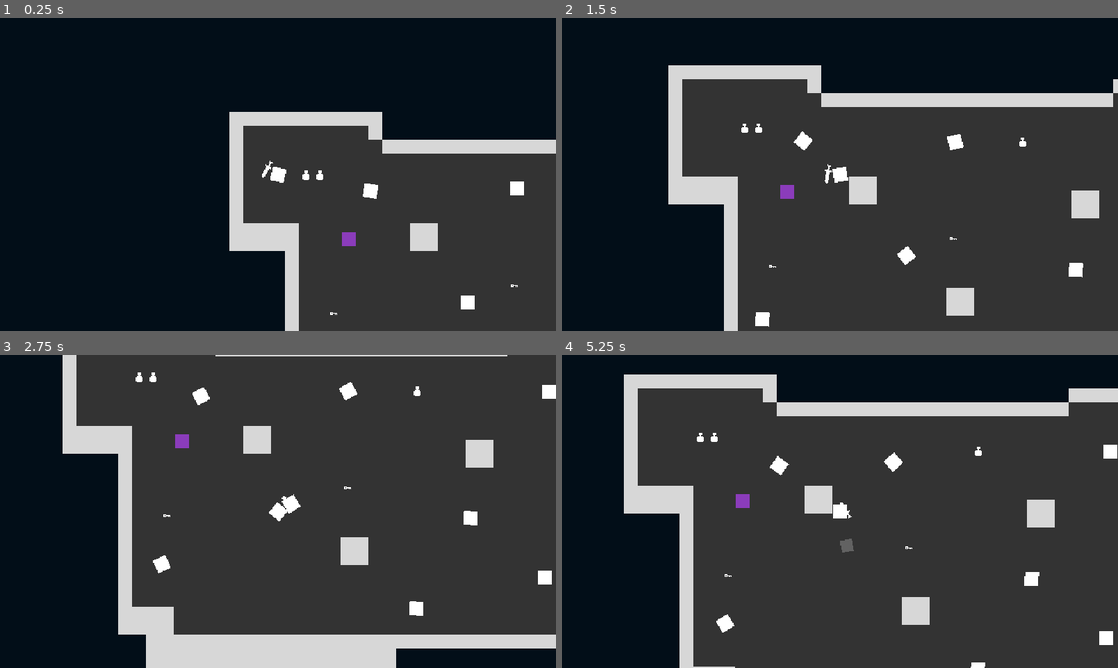
Above: before the commit, frames 1-4 (two rows, left to right).
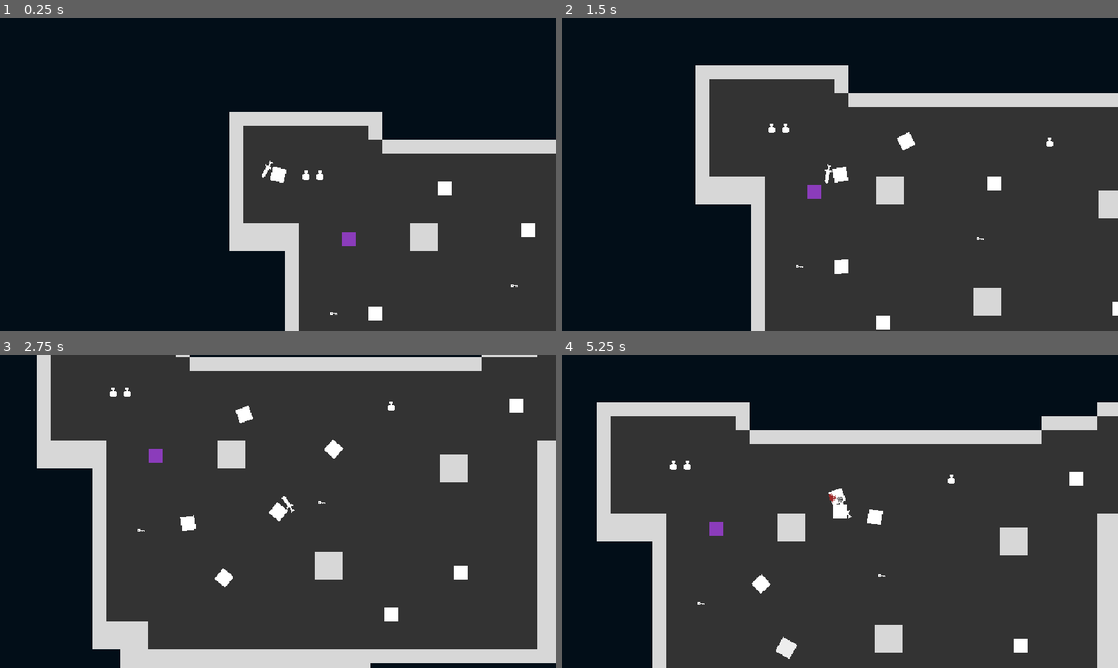
Above: after the commit, the same moments.

Repository: zMenta/Cubesh
Game: Godot game, scene res://main/main.tscn
Two runs of this game, one before a commit and one after it. Both use one fixed random seed, a clock stepped at 60 frames per second and the inputs below.
Inputs (mouse positions are in pixels of both pictures, inside the frame that each line leads up to):
- Up to frame 1 (0.25 s): no input
- Up to frame 2 (1.5 s): tap Enter at 0.5 s; move the mouse to (962, 158) at 0.52 s; hold D (right) 0.53-1.28 s; click (962, 158) at 0.6 s; move the mouse to (728, 190) at 1.27 s; hold S (down) from 1.28 s (still down); tap Space (dodge) at 1.35 s
- Up to frame 3 (2.75 s): move the mouse to (333, 442) at 2.02 s; release S (down) at 2.03 s; hold D (right) from 2.03 s (still down); tap E (interact) at 2.1 s
- Up to frame 4 (5.25 s): move the mouse to (812, 574) at 2.77 s; release D (right) at 2.78 s; hold W (up) 2.78-3.53 s; click (812, 574) at 2.85 s; move the mouse to (1006, 558) at 3.52 s; hold A (left) 3.53-5.03 s; tap Space (dodge) at 3.6 s; move the mouse to (673, 464) at 4.27 s; tap E (interact) at 4.35 s; move the mouse to (867, 511) at 5.02 s; hold S (down) from 5.03 s (still down); click (867, 511) at 5.1 s

The runs differ from the first frame. In frame 1, 0.7% of the frame differs, in the area x 65-97%, y 52-97%; in frame 2, 11%; in frame 3, 23%; in frame 4, 26%, in the area x 6-100%, y 6-100%.

Commit message:
monster spawner

Diff:
--- a/main/main.tscn
+++ b/main/main.tscn
@@ -1,9 +1,8 @@
-[gd_scene load_steps=7 format=3 uid="uid://pupvaq8lygih"]
+[gd_scene load_steps=6 format=3 uid="uid://pupvaq8lygih"]
 
 [ext_resource type="Script" path="res://main/main.gd" id="1_df2tq"]
 [ext_resource type="PackedScene" uid="uid://c7easjs18gum6" path="res://player/player.tscn" id="1_khuke"]
 [ext_resource type="PackedScene" uid="uid://crp5l2fn0pioe" path="res://maps/TestInheritedmap.tscn" id="2_r367f"]
-[ext_resource type="PackedScene" uid="uid://doa2egg8a8oi3" path="res://enemies/slime.tscn" id="3_ejj0t"]
 [ext_resource type="PackedScene" uid="uid://q3clhfv747at" path="res://ui/tooltip/tooltip.tscn" id="5_p63od"]
 [ext_resource type="PackedScene" uid="uid://2v8odbjiw3vl" path="res://maps/props/map_exit/map_exit.tscn" id="5_pauny"]
 
@@ -13,36 +12,6 @@
 [node name="Map" type="Node2D" parent="."]
 
 [node name="BaseTileMap" parent="Map" instance=ExtResource("2_r367f")]
-
-[node name="Slime" parent="Map/BaseTileMap" instance=ExtResource("3_ejj0t")]
-position = Vector2(640, 105)
-
-[node name="Slime4" parent="Map/BaseTileMap" instance=ExtResource("3_ejj0t")]
-position = Vector2(635, 319)
-
-[node name="Slime2" parent="Map/BaseTileMap" instance=ExtResource("3_ejj0t")]
-position = Vector2(411, 104)
-rotation = 3.12221
-
-[node name="Slime3" parent="Map/BaseTileMap" instance=ExtResource("3_ejj0t")]
-position = Vector2(188, 308)
-rotation = -1.54484
-
-[node name="Slime5" parent="Map/BaseTileMap" instance=ExtResource("3_ejj0t")]
-position = Vector2(354, 235)
-rotation = -1.54484
-
-[node name="Slime6" parent="Map/BaseTileMap" instance=ExtResource("3_ejj0t")]
-position = Vector2(487, 355)
-rotation = -1.54484
-
-[node name="Slime7" parent="Map/BaseTileMap" instance=ExtResource("3_ejj0t")]
-position = Vector2(244, 107)
-rotation = -1.54484
-
-[node name="Slime8" parent="Map/BaseTileMap" instance=ExtResource("3_ejj0t")]
-position = Vector2(549, 251)
-rotation = -1.54484
 
 [node name="Player" parent="Map" instance=ExtResource("1_khuke")]
 
--- a/maps/TestInheritedmap.tscn
+++ b/maps/TestInheritedmap.tscn
@@ -6,4 +6,4 @@
 layer_0/tile_data = PackedInt32Array(65541, 0, 0, 131077, 0, 0, 196613, 0, 0, 262149, 0, 0, 327685, 0, 0, 393221, 0, 0, …(3652 unchanged characters)…
 layer_1/tile_data = PackedInt32Array(131078, 0, 65536, 196614, 0, 65536, 262150, 0, 65536, 327686, 0, 65536, 393222, 0, …(14299 unchanged characters)…
 layer_2/tile_data = PackedInt32Array(983052, 131072, 3, 851993, 131072, 3, 327725, 262144, 2, 327690, 262144, 2, 327691, 262144, 2, 393246, 262144, 2)
-layer_3/tile_data = PackedInt32Array(327688, 1, 65536)
+layer_3/tile_data = PackedInt32Array(327688, 1, 65536, 1245202, 1, 131072, 589850, 1, 131072, 1179683, 1, 131072, 983055, 1, 131072, 393255, 1, 131072, 1376286, 1, 131072, 393236, 1, 131072)
--- /dev/null
+++ b/maps/props/monster_spawner/monster_spawner.gd
@@ -0,0 +1,9 @@
+extends Marker2D
+
+@export var monster : PackedScene
+
+func _ready() -> void:
+	hide()
+	var enemy : CharacterBody2D = monster.instantiate()
+	enemy.global_position = global_position
+	Gamestate.add_node_to_world.emit(enemy)
--- /dev/null
+++ b/maps/props/monster_spawner/monster_spawner.tscn
@@ -0,0 +1,17 @@
+[gd_scene load_steps=3 format=3 uid="uid://bgeuskoeq4st3"]
+
+[ext_resource type="Script" path="res://maps/props/monster_spawner/monster_spawner.gd" id="1_vtao8"]
+[ext_resource type="PackedScene" uid="uid://doa2egg8a8oi3" path="res://enemies/slime.tscn" id="2_6k2sg"]
+
+[node name="MonsterSpawner" type="Marker2D"]
+gizmo_extents = 16.0
+script = ExtResource("1_vtao8")
+monster = ExtResource("2_6k2sg")
+
+[node name="Label" type="Label" parent="."]
+offset_left = -15.0
+offset_top = -6.0
+offset_right = 25.0
+offset_bottom = 17.0
+theme_override_font_sizes/font_size = 8
+text = "Monster"
--- a/maps/tile_set.tres
+++ b/maps/tile_set.tres
@@ -1,7 +1,8 @@
-[gd_resource type="TileSet" load_steps=5 format=3 uid="uid://be6lbg8oclykt"]
+[gd_resource type="TileSet" load_steps=6 format=3 uid="uid://be6lbg8oclykt"]
 
 [ext_resource type="Texture2D" uid="uid://djmif1cdtrbmq" path="res://common/assets.png" id="1_8ok2m"]
 [ext_resource type="PackedScene" uid="uid://dldmj136mftgd" path="res://maps/props/player_teleporter/player_teleporter.tscn" id="2_whwjs"]
+[ext_resource type="PackedScene" uid="uid://bgeuskoeq4st3" path="res://maps/props/monster_spawner/monster_spawner.tscn" id="3_bcxk7"]
 
 [sub_resource type="TileSetAtlasSource" id="TileSetAtlasSource_4je8h"]
 texture = ExtResource("1_8ok2m")
@@ -31,6 +32,7 @@
 
 [sub_resource type="TileSetScenesCollectionSource" id="TileSetScenesCollectionSource_s125j"]
 scenes/1/scene = ExtResource("2_whwjs")
+scenes/2/scene = ExtResource("3_bcxk7")
 
 [resource]
 physics_layer_0/collision_layer = 4
